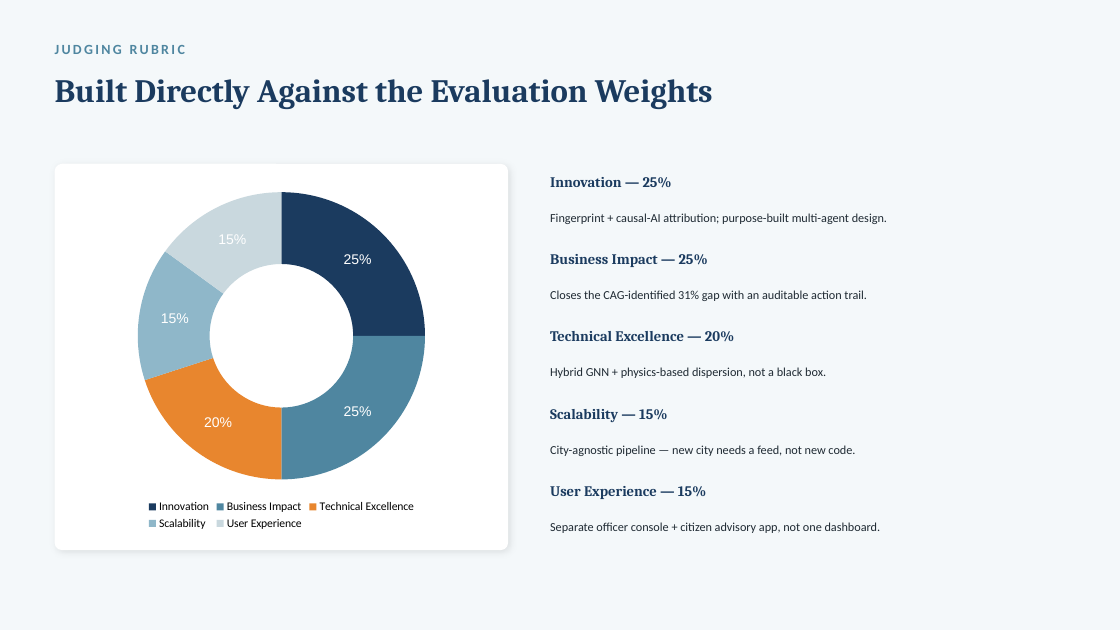
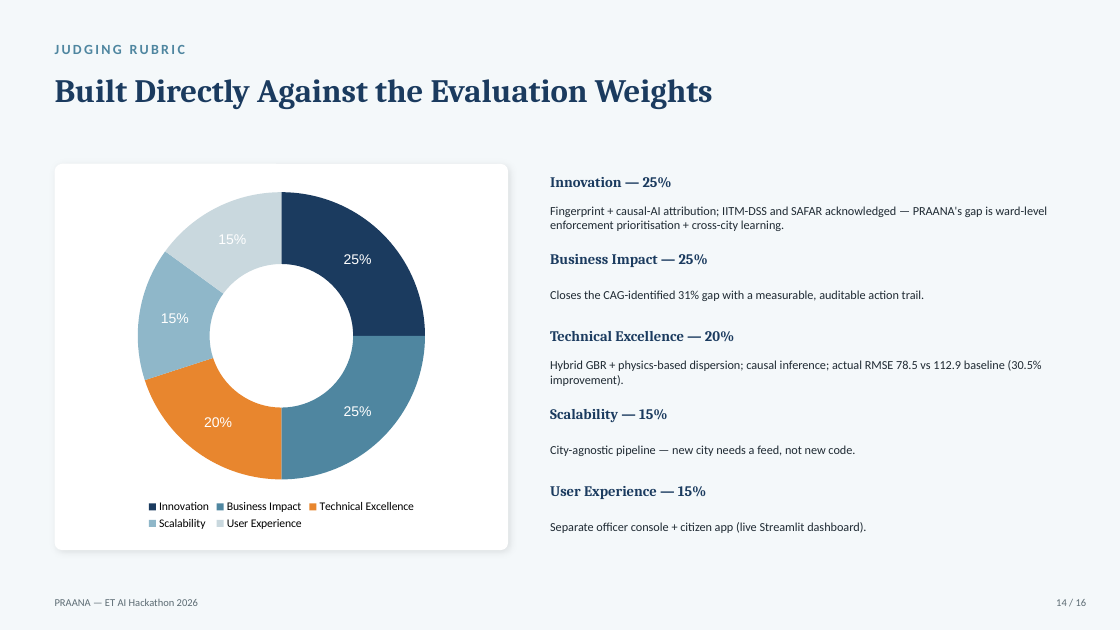
Before and after one commit to Aaditee13/praana-air-quality-intelligence, a slide deck: slide 14 of docs/PRAANA_Pitch_Deck.pptx. Drawn at 1120x630 pixels with LibreOffice and Linux fonts; fonts in the diff are those of the drawing. Boxes give left, top, right and bottom in pixels: in the first picture for what was removed or moved away, otherwise in the second. Text is boxed around its words. In the diff, an @@ line names an element or a change of style, - is before the commit and + after.

Commit message:
Fix attribute_sources_with_wind, update styling, OSM User-Agent fix

```diff
--- a/docs/PRAANA_Pitch_Deck.pptx
+++ b/docs/PRAANA_Pitch_Deck.pptx
@@ text at [550,206,1048,231]: text changed @@
-Fingerprint + causal-AI attribution; purpose-built multi-agent design.
+Fingerprint + causal-AI attribution; IITM-DSS and SAFAR acknowledged — PRAANA's gap is ward-level enforcement prioritisation + cross-city learning.
@@ text at [550,290,925,301]: text changed @@
-Closes the CAG-identified 31% gap with an auditable action trail.
+Closes the CAG-identified 31% gap with a measurable, auditable action trail.
@@ text at [550,360,1042,386]: text changed @@
-Hybrid GNN + physics-based dispersion, not a black box.
+Hybrid GBR + physics-based dispersion; causal inference; actual RMSE 78.5 vs 112.9 baseline (30.5% improvement).
@@ text at [550,522,866,533]: text changed @@
-Separate officer console + citizen advisory app, not one dashboard.
+Separate officer console + citizen app (live Streamlit dashboard).
@@ text added at [55,599,198,606], 9 pt, text #5C6B73 @@
+PRAANA — ET AI Hackathon 2026
@@ text added at [1056,599,1087,606], 9 pt, text #5C6B73 @@
+14 / 16
```
Also in this commit, not shown: 15 other slides changed, 5 other files.
